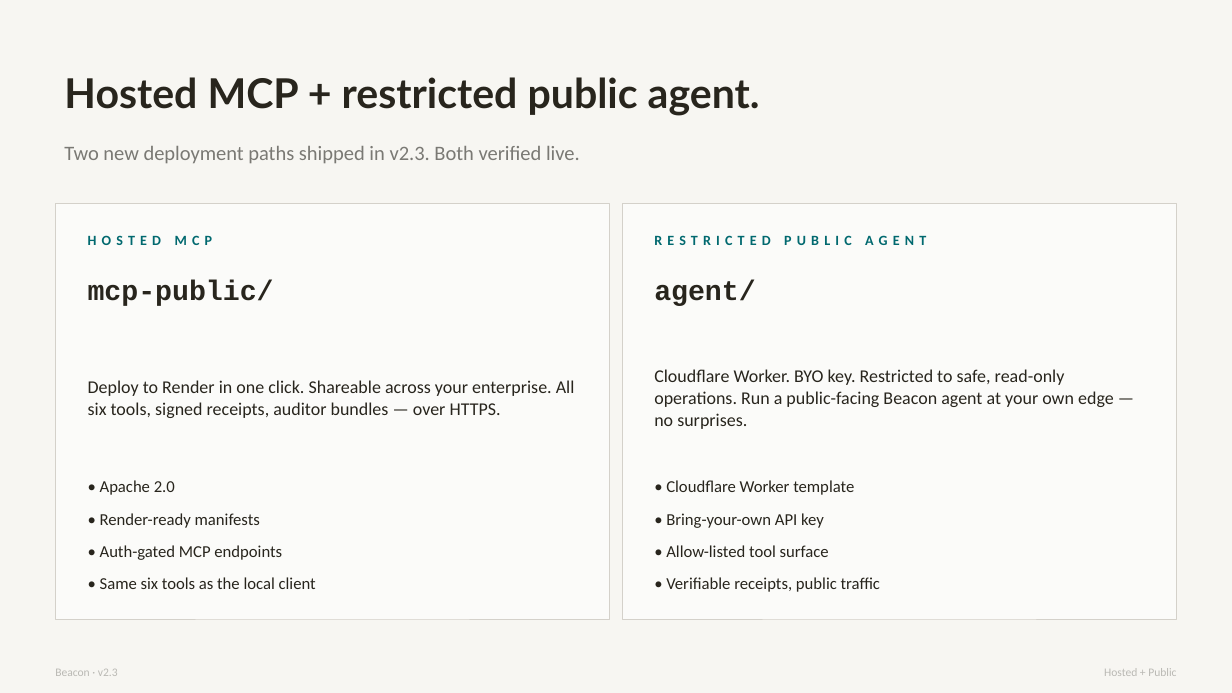
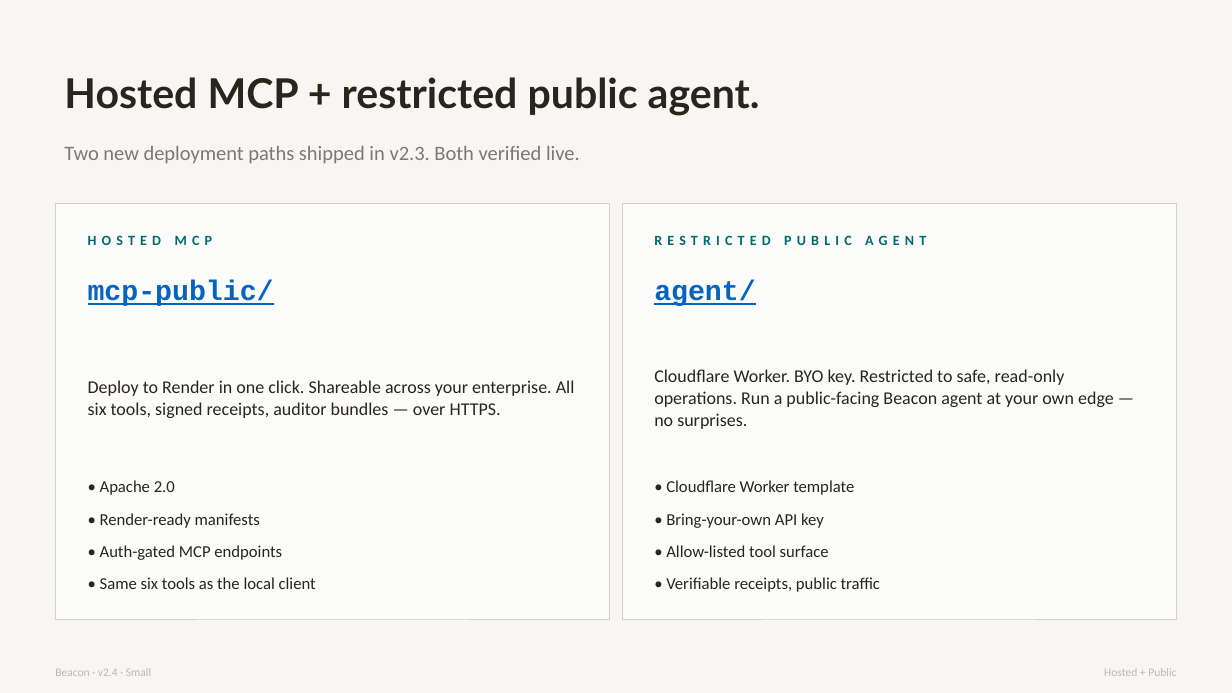
Before and after one commit to aigovops-foundation/aigovops, a slide deck: slide 9 of products/beacon/docs/downloads/AIGovOps_Beacon_Pitch.pptx. Drawn at 1232x693 pixels with LibreOffice and Linux fonts; fonts in the diff are those of the drawing. Boxes give left, top, right and bottom in pixels: in the first picture for what was removed or moved away, otherwise in the second. Text is boxed around its words. In the diff, an @@ line names an element or a change of style, - is before the commit and + after.

Commit message:
Beacon v2.4: BIG/SMALL pitch decks + AIGovOps Foundation Protocol fact-check appendix
- Add aigovops-fact-check.md (canonical, 46 claims across 16 source files)
  - Protocol: VERIFIED / SOURCED / ASPIRATIONAL / UNVERIFIABLE
  - Totals: 18 / 6 / 14 / 8
- Add AIGovOps_Beacon_Pitch_Big.{pptx,pdf} (embeds 30s teaser, 16 MB)
- Add AIGovOps_Beacon_Pitch_Small.{pptx,pdf} (no video, lightweight)
- Update default AIGovOps_Beacon_Pitch.{pptx,pdf} to v2.4 Small build
- docs/index.html: link both deck versions + fact-check appendix
- Fix E-01: docs/data/ai_failures_top100.json line 871
  Moffatt v. Air Canada citation corrected to BC Civil Resolution Tribunal
  (2024 BCCRT 149); supersedes prior BCSC 1490 attribution

```diff
--- a/products/beacon/docs/downloads/AIGovOps_Beacon_Pitch.pptx
+++ b/products/beacon/docs/downloads/AIGovOps_Beacon_Pitch.pptx
@@ text "mcp-public/" at [88, 280, 274, 306]: text colour #28251D to #0563C1, underline on @@
@@ text "agent/" at [654, 280, 755, 306]: text colour #28251D to #0563C1, underline on @@
@@ text at [55, 668, 151, 676]: text changed @@
-Beacon · v2.3
+Beacon · v2.4 · Small
```
Also in this commit, not shown: 12 other slides changed, 14 slides added, 6 other files.
